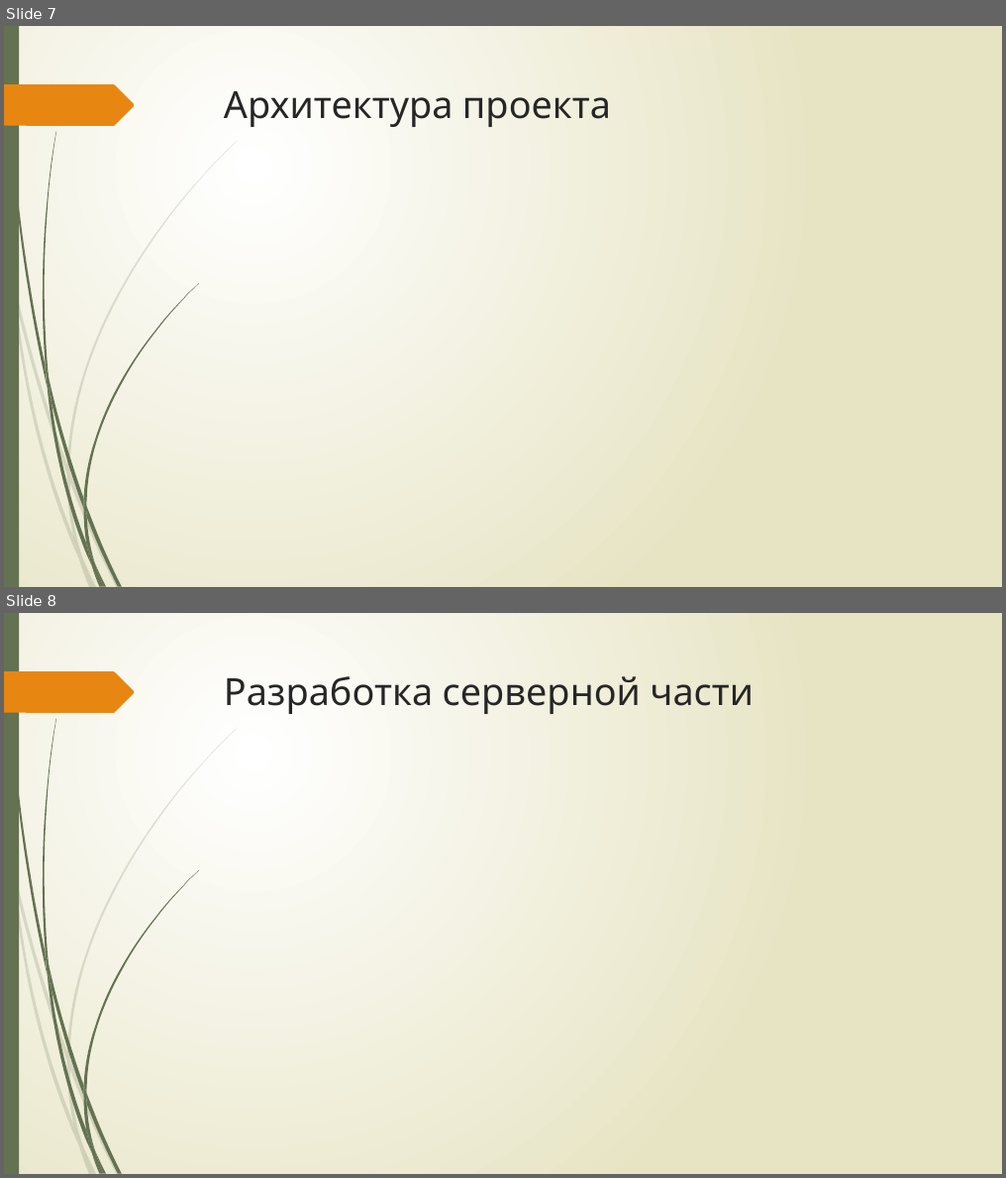
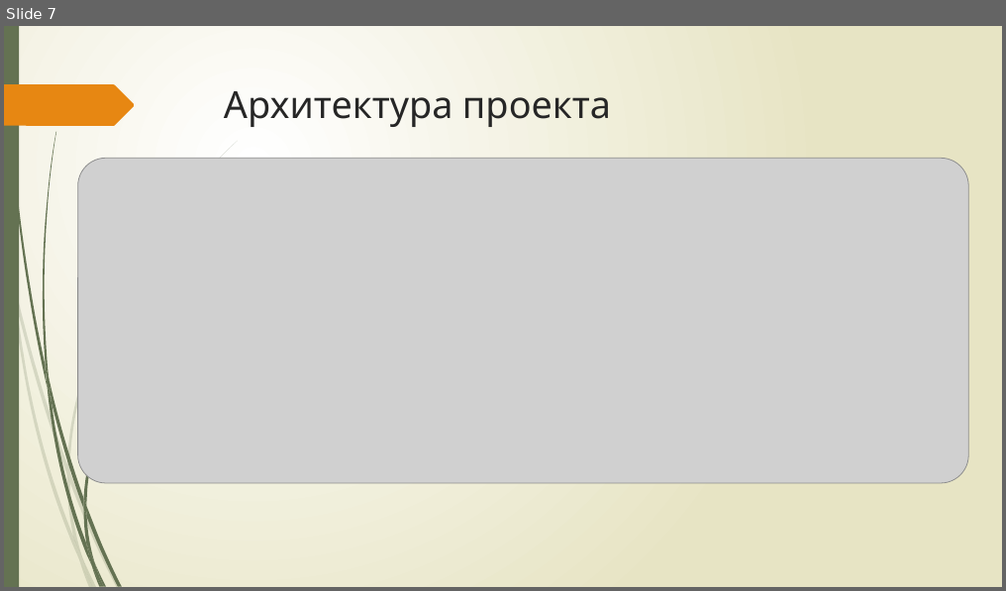
Before and after one commit to IbragimGabi/Diploma, a slide deck: презентация.pptx. Shown one above the other, each under a label of ours: slides 7 and 8 before the commit, slide 7 after it. The pictures are 1006x1178 and 1006x591 pixels, drawn with LibreOffice and Linux fonts; fonts in the diff are those of the drawing; grey boxes stand for pictures. Boxes give left, top, right and bottom in pixels: in the first picture for what was removed or moved away, otherwise in the second. Text is boxed around its words. In the diff, an @@ line names an element or a change of style, - is before the commit and + after.

```diff
--- a/презентация.pptx
+++ b/презентация.pptx
@@ slide 8 removed at (4,613,1002,1174), background gradient #FFFFFF to #E8E6C4; not listed: 24 template elements that a slide beside it also shows @@
@@ title removed at (224,676,753,714) @@
-Разработка серверной части
@@ slide 7 changed as well @@
@@ picture added at (78,158,969,483) @@
```
Also in this commit, not shown: 7 other slides changed, 2 slides added, 3 other slides removed, 4 other files.
